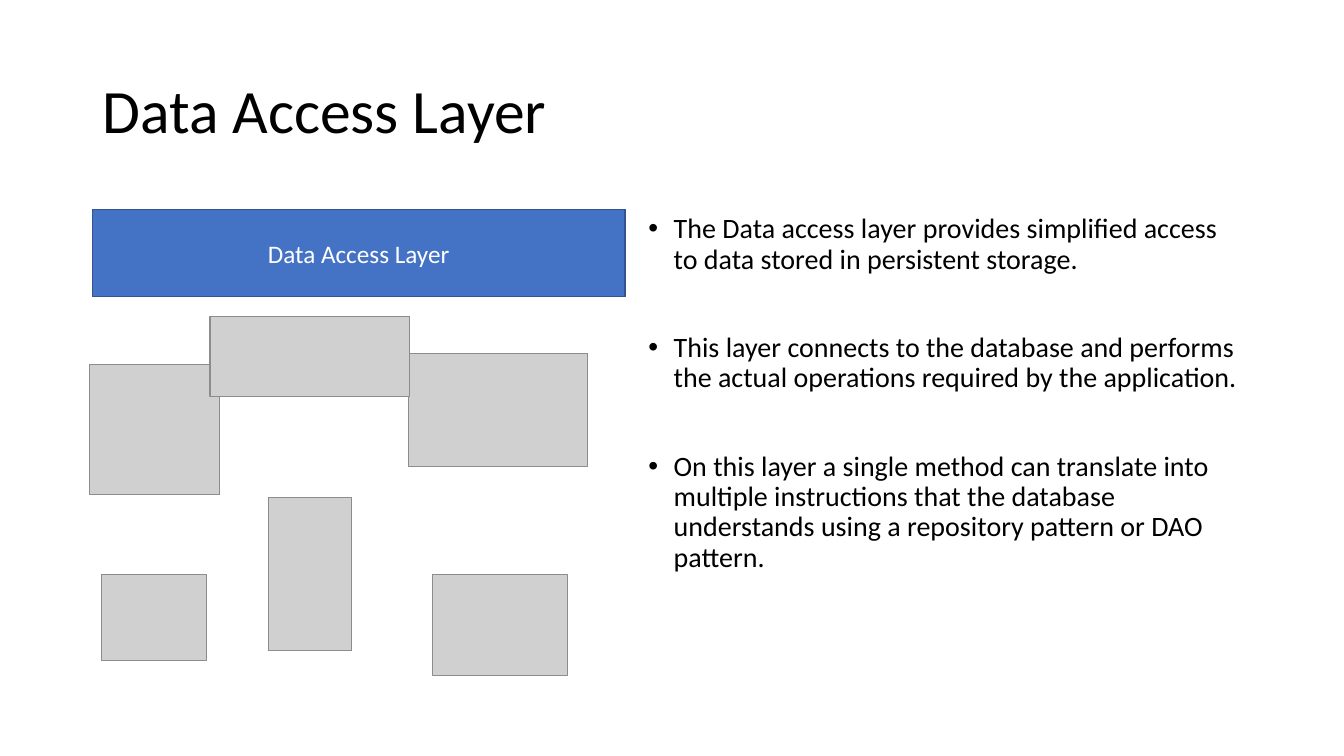
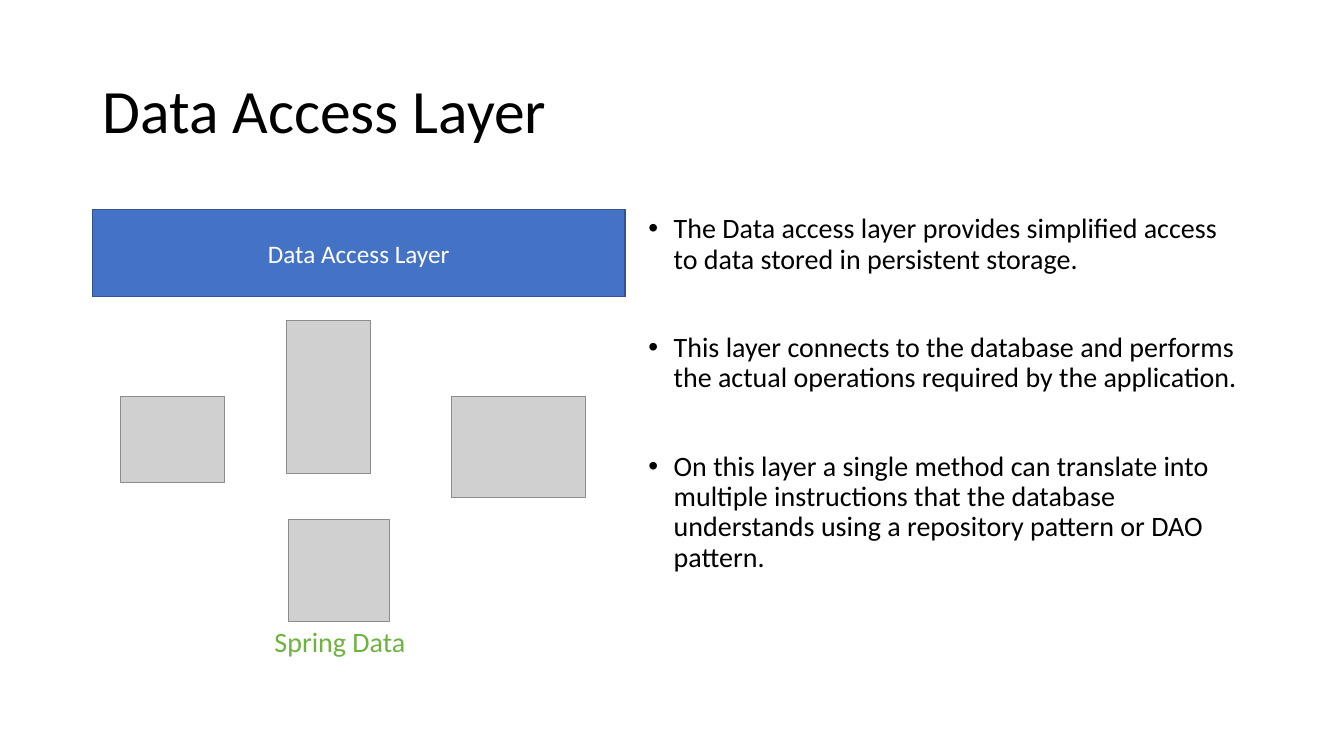
Before and after one commit to fnmps/multilayer-java-template, a slide deck: slide 10 of multilayer-template/Documentation/Multilayer applications.pptx. Drawn at 1344x756 pixels with LibreOffice and Linux fonts; fonts in the diff are those of the drawing; grey boxes stand for pictures. Boxes give left, top, right and bottom in pixels: in the first picture for what was removed or moved away, otherwise in the second. Text is boxed around its words. In the diff, an @@ line names an element or a change of style, - is before the commit and + after.

```diff
--- a/multilayer-template/Documentation/Multilayer applications.pptx
+++ b/multilayer-template/Documentation/Multilayer applications.pptx
@@ picture removed at (x1=210, y1=317, x2=409, y2=396) @@
@@ picture moved from (x1=268, y1=498, x2=352, y2=651) to (x1=286, y1=321, x2=370, y2=474) @@
@@ picture removed at (x1=409, y1=354, x2=588, y2=467) @@
@@ picture removed at (x1=89, y1=364, x2=220, y2=494) @@
@@ picture moved from (x1=102, y1=575, x2=207, y2=661) to (x1=120, y1=397, x2=225, y2=484) @@
@@ picture moved from (x1=434, y1=575, x2=569, y2=676) to (x1=452, y1=397, x2=587, y2=498) @@
@@ picture added at (x1=288, y1=520, x2=390, y2=622) @@
@@ text added at (x1=274, y1=633, x2=405, y2=657), 20 pt, text #6DB33F @@
+Spring Data
```
Also in this commit, not shown: 3 other slides changed, 3 other files.
